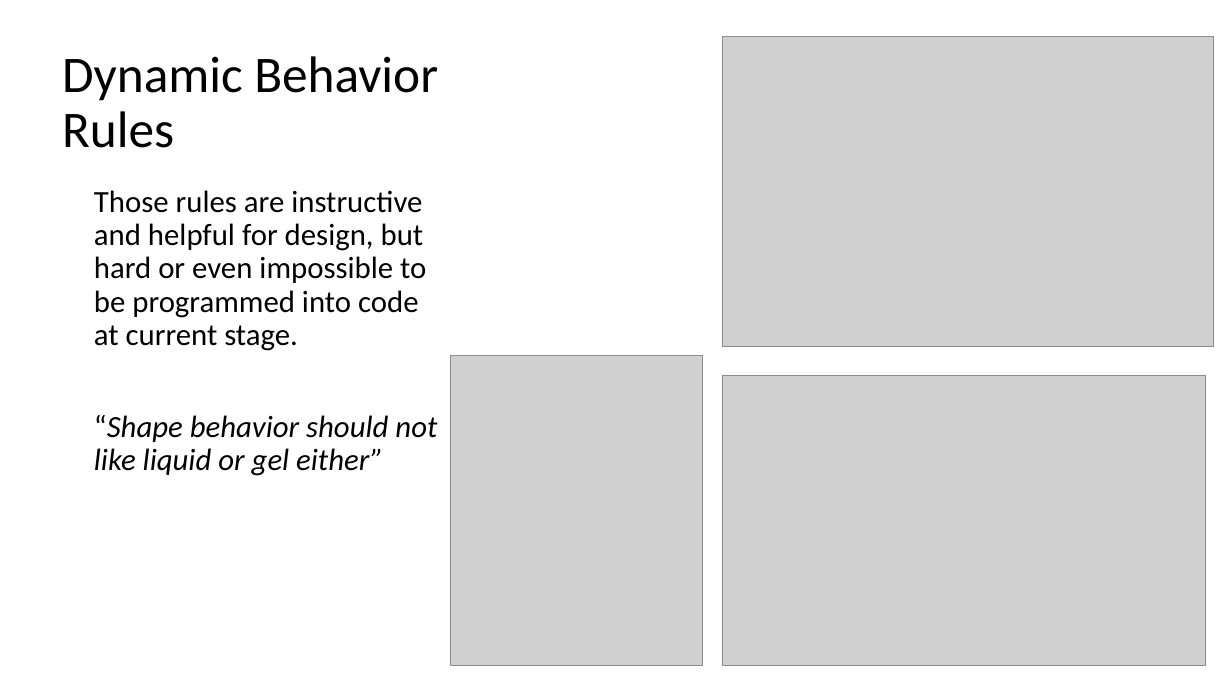
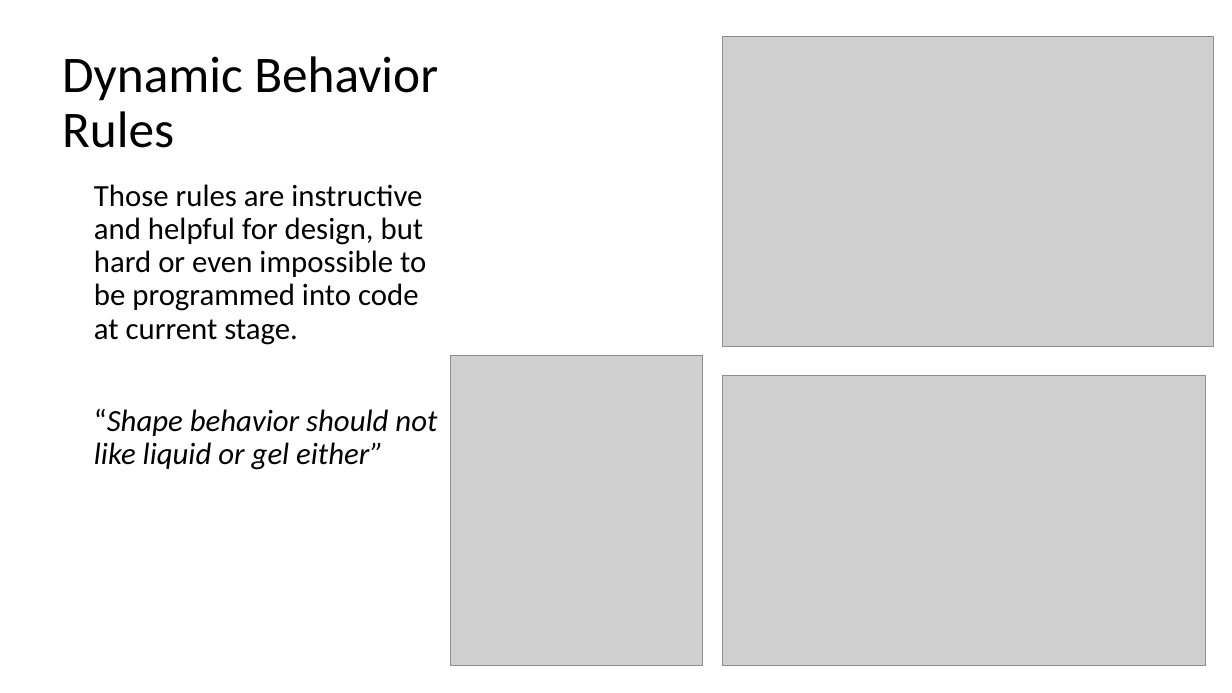
Before and after one commit to MulongXie/AppRuleCheck-Android, a slide deck: slide 6 of doc/week2.pptx. Drawn at 1232x693 pixels with LibreOffice and Linux fonts; fonts in the diff are those of the drawing; grey boxes stand for pictures. Boxes give left, top, right and bottom in pixels: in the first picture for what was removed or moved away, otherwise in the second. Text is boxed around its words. In the diff, an @@ line names an element or a change of style, - is before the commit and + after.

```diff
--- a/doc/week2.pptx
+++ b/doc/week2.pptx
@@ text "Those rules are instructive and ...": place and size @@
-text "Those rules are instructive and ..." at <box>94,190,437,476</box>
+text "Those rules are instructive and ..." at <box>94,184,437,470</box>
```
Also in this commit, not shown: 2 other slides changed, 2 other files.
